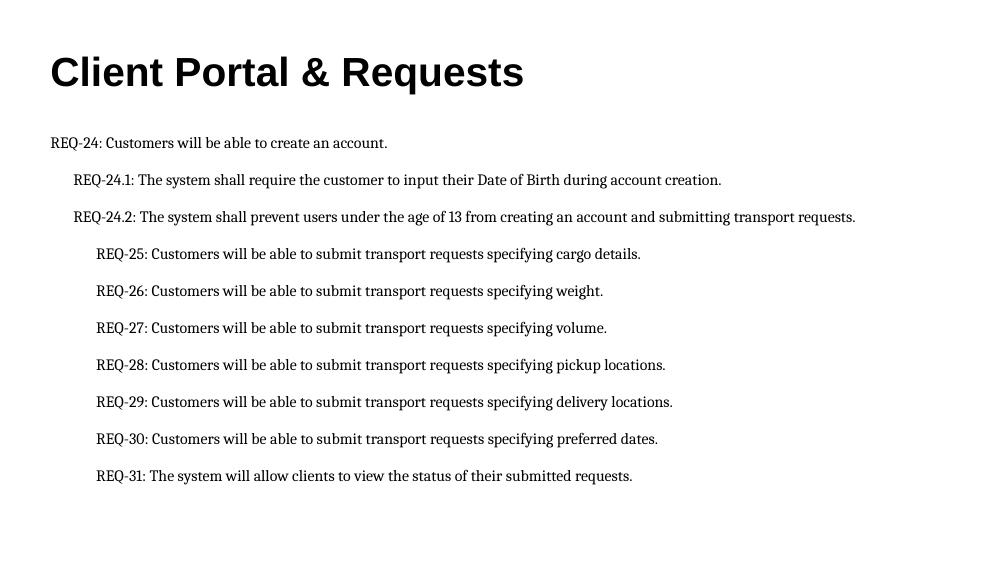
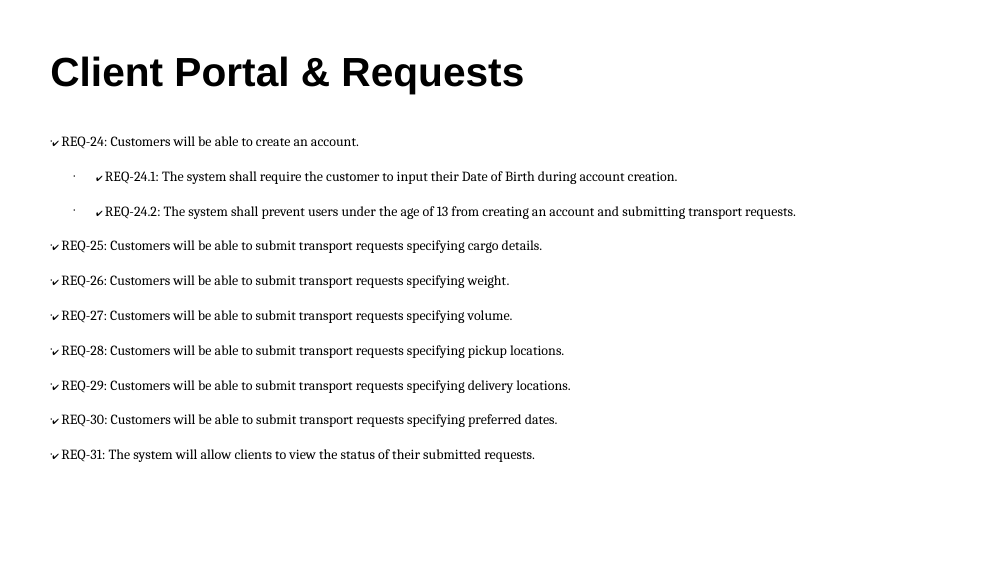
Before and after one commit to AlexandruCristianGeorgeSerban/Project-II-Transport-Company, a slide deck: slide 5 of Software Development/Functionalities.pptx. Drawn at 1008x567 pixels with LibreOffice and Linux fonts; fonts in the diff are those of the drawing. Boxes give left, top, right and bottom in pixels: in the first picture for what was removed or moved away, otherwise in the second. Text is boxed around its words. In the diff, an @@ line names an element or a change of style, - is before the commit and + after.

```diff
--- a/Software Development/Functionalities.pptx
+++ b/Software Development/Functionalities.pptx
@@ text at (61,136,796,462): text changed; size 12.5 to 11 pt @@
-REQ-24: Customers will be able to create an account.
-REQ-24.1: The system shall require the customer to input their Date of Birth during account creation.
-REQ-24.2: The system shall prevent users under the age of 13 from creating an account and submitting transport requests.
-REQ-25: Customers will be able to submit transport requests specifying cargo details.
-REQ-26: Customers will be able to submit transport requests specifying weight.
-REQ-27: Customers will be able to submit transport requests specifying volume.
-REQ-28: Customers will be able to submit transport requests specifying pickup locations.
-REQ-29: Customers will be able to submit transport requests specifying delivery locations.
-REQ-30: Customers will be able to submit transport requests specifying preferred dates.
-REQ-31: The system will allow clients to view the status of their submitted requests.
+● ✔ REQ-24: Customers will be able to create an account.
+● ✔ REQ-24.1: The system shall require the customer to input their Date of Birth during account creation.
+● ✔ REQ-24.2: The system shall prevent users under the age of 13 from creating an account and submitting transport requests.
+● ✔ REQ-25: Customers will be able to submit transport requests specifying cargo details.
+● ✔ REQ-26: Customers will be able to submit transport requests specifying weight.
+● ✔ REQ-27: Customers will be able to submit transport requests specifying volume.
+● ✔ REQ-28: Customers will be able to submit transport requests specifying pickup locations.
+● ✔ REQ-29: Customers will be able to submit transport requests specifying delivery locations.
+● ✔ REQ-30: Customers will be able to submit transport requests specifying preferred dates.
+● ✔ REQ-31: The system will allow clients to view the status of their submitted requests.
```
Also in this commit, not shown: 10 other slides changed, 2 slides added, 1 slide removed.
